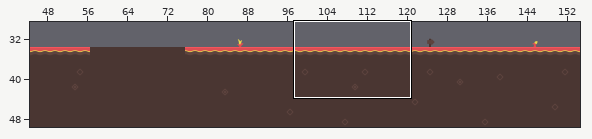
Tiled map, stored at android/assets/playArea/tiledMap/area1/Area1Level7.tmx. The first picture is a wide view before the edit; the outline marks the close-up.
Close-up. Before the edit:
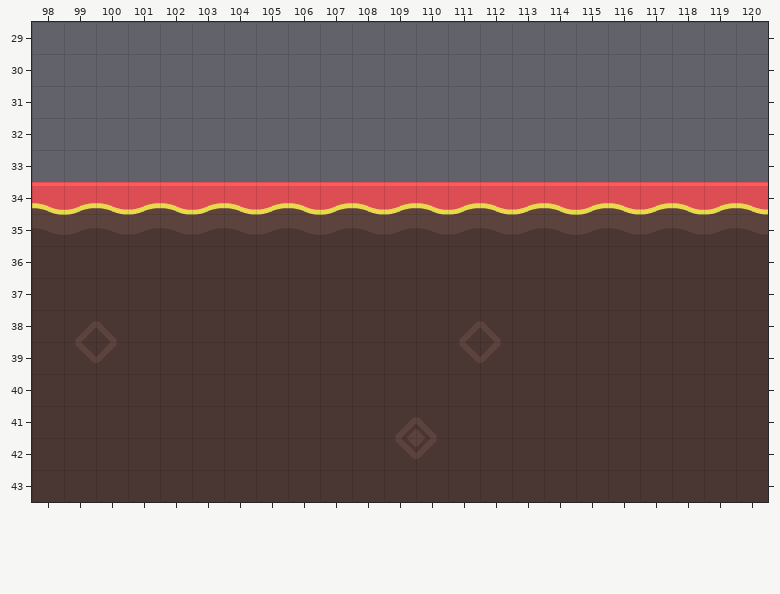
Cells are 32x32 px. Shown: x 98..120, y 29..43.
Once edited:
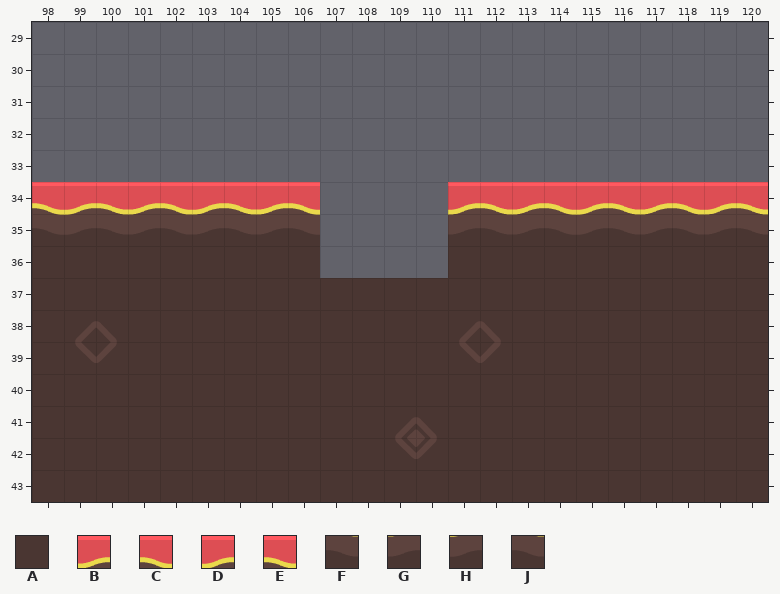
Key: from "tilesheet_complete": A 0, B 3, C 4, D 5, E 6, F 46, G 47, H 49, J 52.
_ is an empty cell.
What changed:
Layer "Tile Layer 1":
y 34: x 107..110 DEBC -> ____
y 35: x 107..110 HFGJ -> ____
y 36: x 107..110 AAAA -> ____
